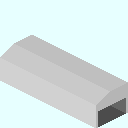
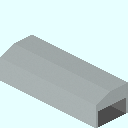
Layer changes from the first 128px x 128px image to the second:
showed "クリップボード #2", opacity 7% → 3%, painted on it over (x1=0, y1=35, x2=128, y2=128)
showed "Color" over (x1=0, y1=35, x2=128, y2=128)
painted on "Edge" over (x1=0, y1=44, x2=110, y2=105)
painted on "Wall" over (x1=14, y1=35, x2=128, y2=91)
